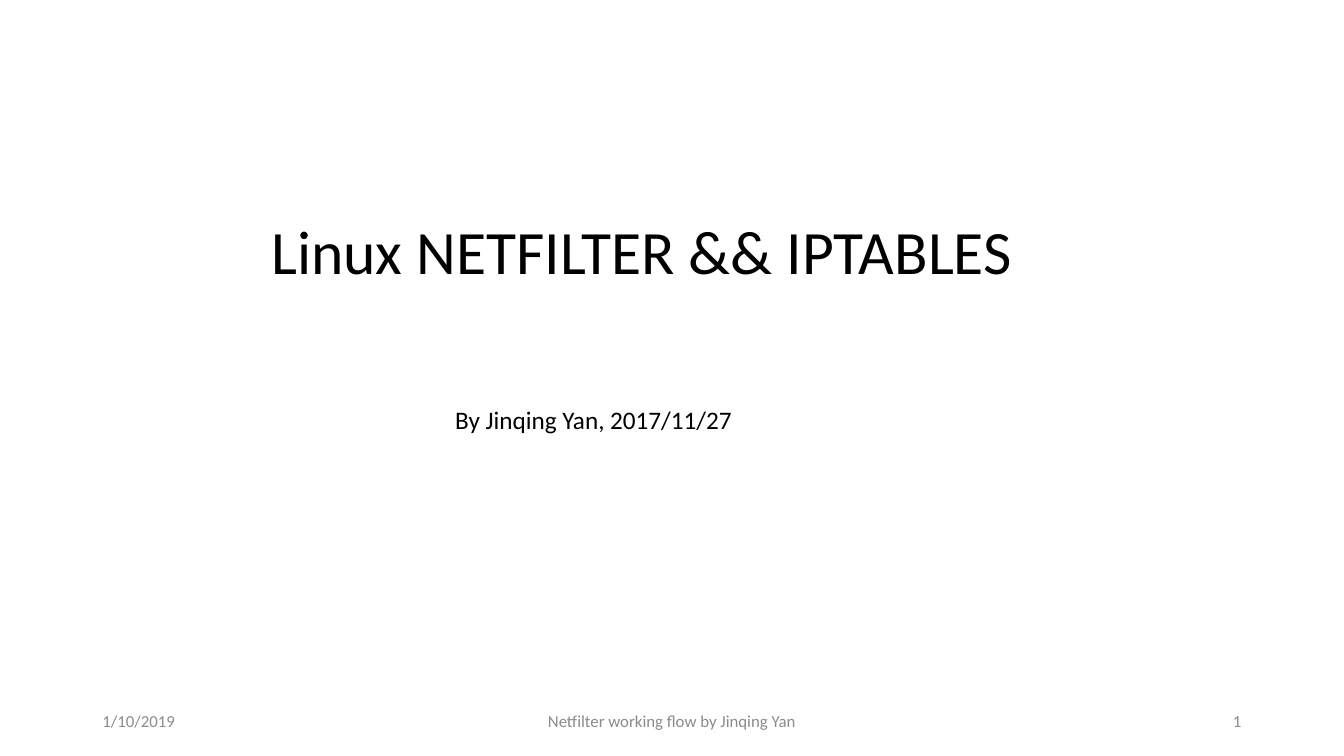
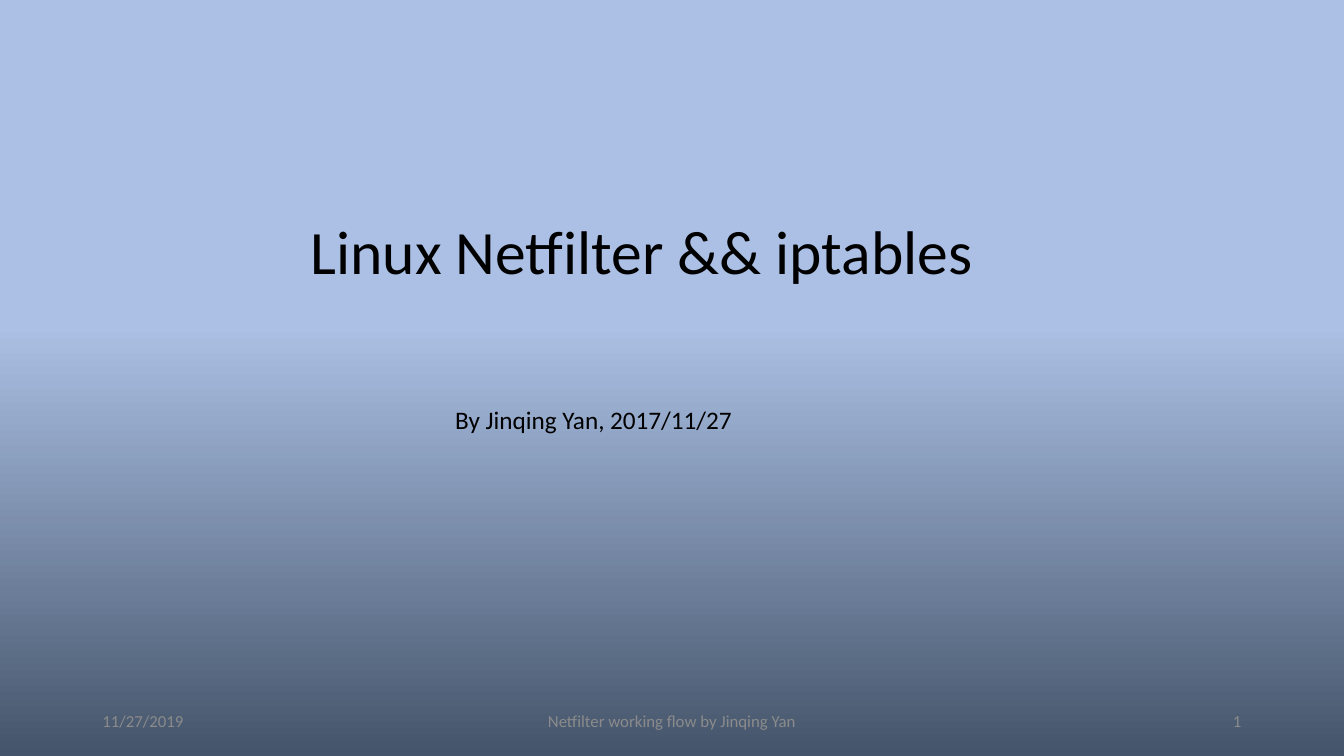
Before and after one commit to odking/mecome, a slide deck: slide 1 of docs/netfilter/netfilter.pptx. Drawn at 1344x756 pixels with LibreOffice and Linux fonts; fonts in the diff are those of the drawing. Boxes give left, top, right and bottom in pixels: in the first picture for what was removed or moved away, otherwise in the second. Text is boxed around its words. In the diff, an @@ line names an element or a change of style, - is before the commit and + after.

```diff
--- a/docs/netfilter/netfilter.pptx
+++ b/docs/netfilter/netfilter.pptx
@@ background #FFFFFF to gradient #44546A to #ABC0E4 @@
@@ title at (311,231,973,284): text changed @@
-Linux NETFILTER && IPTABLES
+Linux Netfilter && iptables
@@ text at (102,716,183,727): text changed @@
-1/10/2019
+11/27/2019
```
Also in this commit, not shown: 6 other slides changed, 2 other files.
